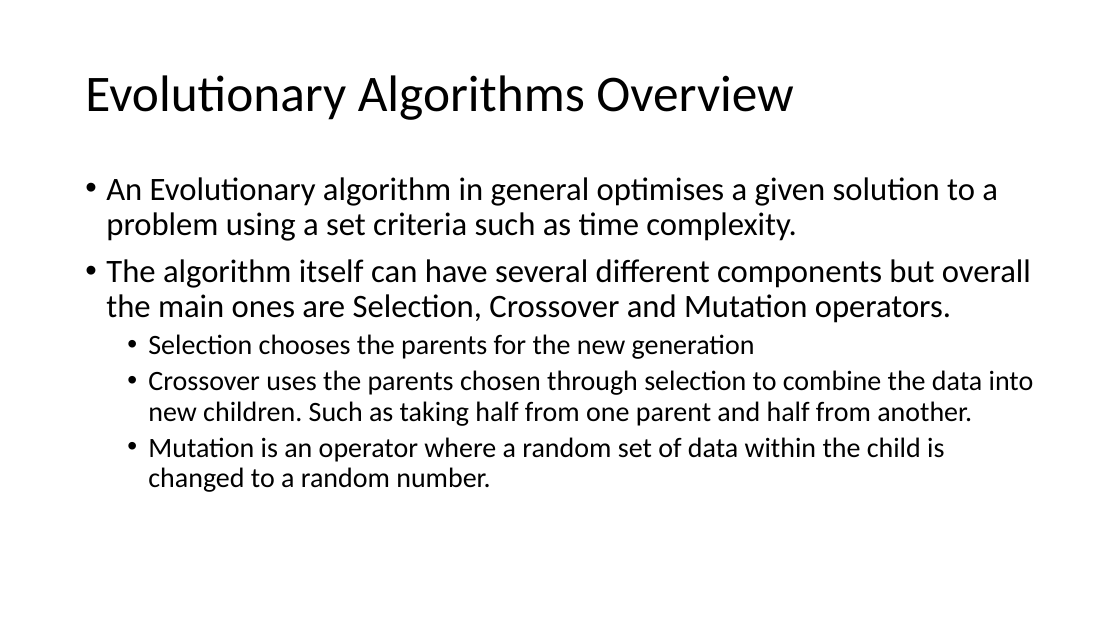
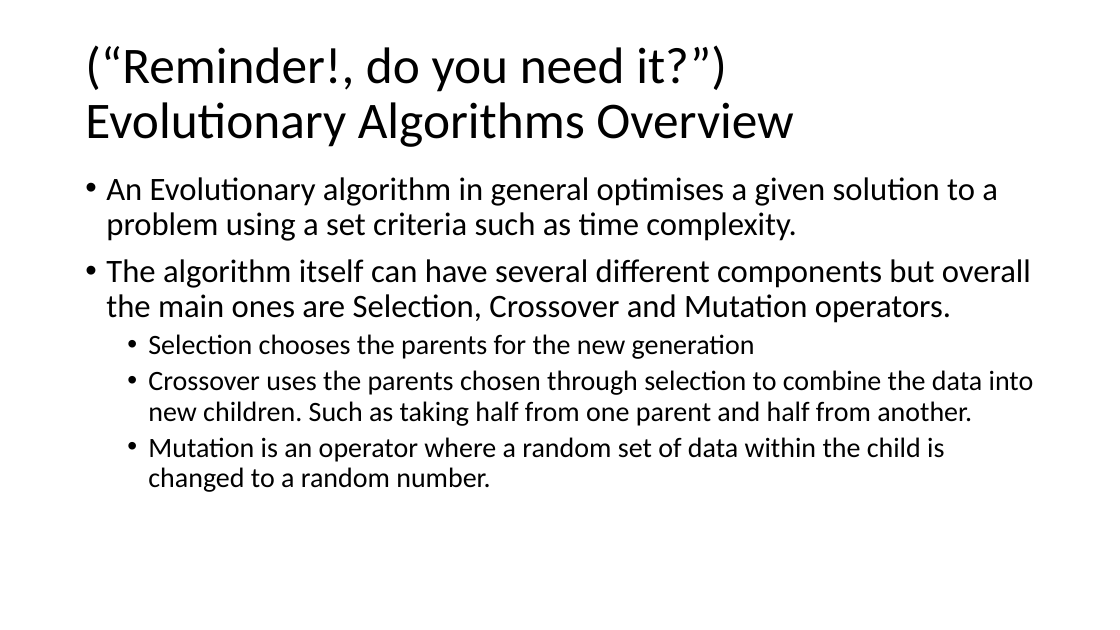
Before and after one commit to jonster100/Dissertation-, a slide deck: slide 3 of Documentation/Genetic-Cars-Simulation-presentation.odp (slide 4 before the commit). Drawn at 1120x630 pixels with LibreOffice and Linux fonts; fonts in the diff are those of the drawing. Boxes give left, top, right and bottom in pixels: in the first picture for what was removed or moved away, otherwise in the second. Text is boxed around its words. In the diff, an @@ line names an element or a change of style, - is before the commit and + after.

```diff
--- a/Documentation/Genetic-Cars-Simulation-presentation.odp
+++ b/Documentation/Genetic-Cars-Simulation-presentation.odp
@@ title at [85, 45, 793, 147]: text changed @@
-Evolutionary Algorithms Overview
+(“Reminder!, do you need it?”)
+Evolutionary Algorithms Overview
```
Also in this commit, not shown: 9 slides added, 2 slides removed, 1 other file.
